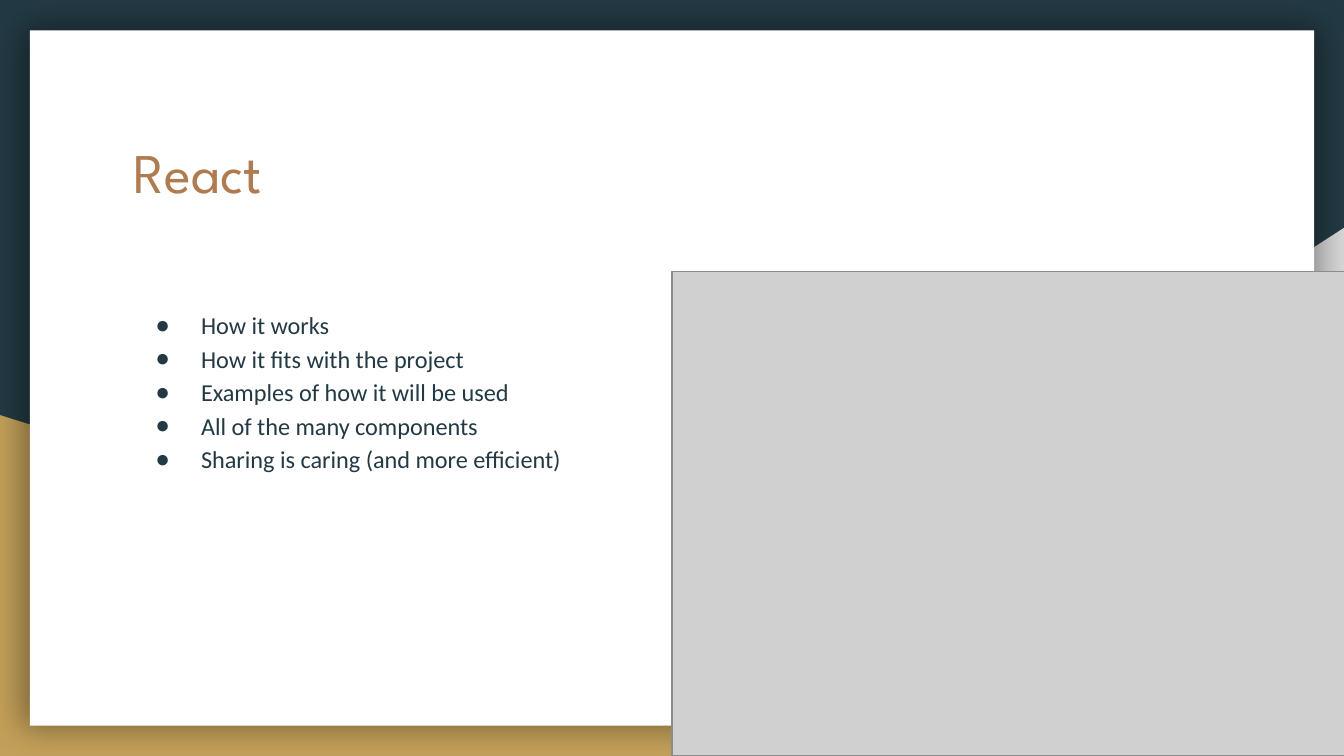
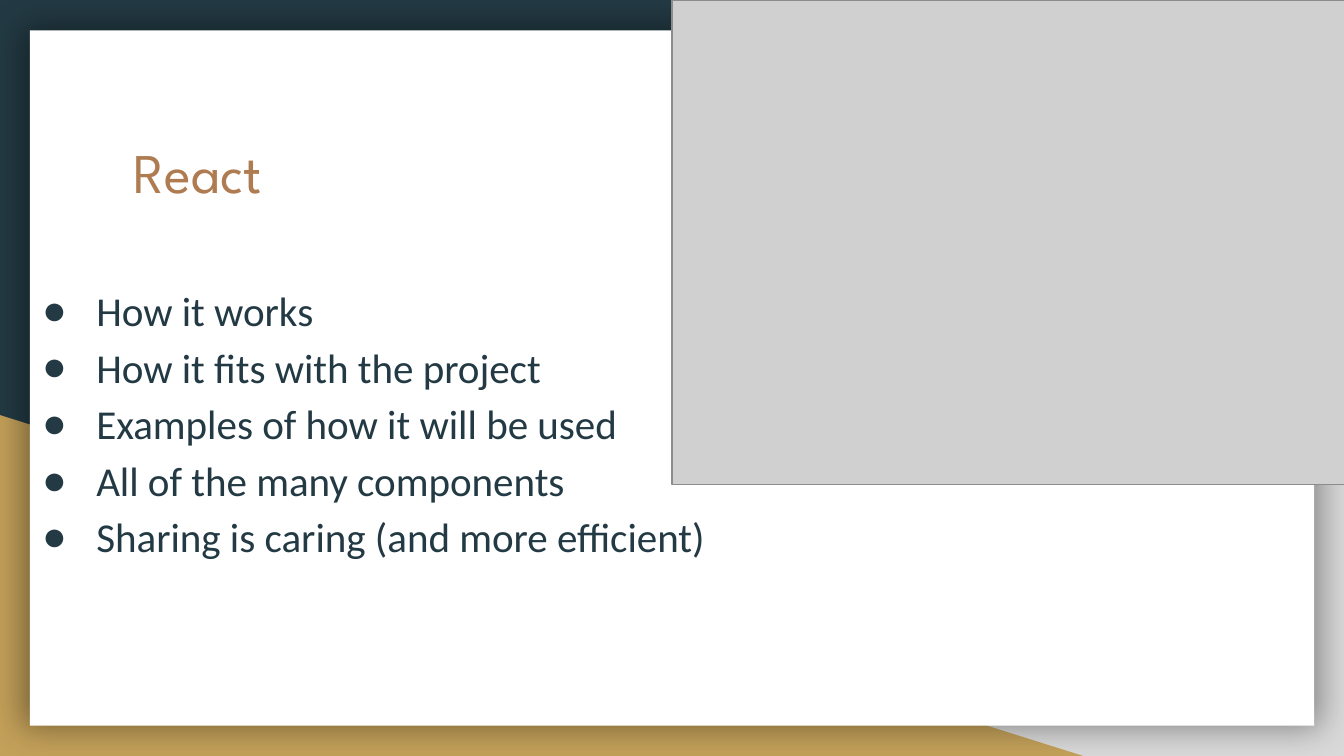
Before and after one commit to DustinWZook/Atlas-Itinerary, a slide deck: slide 9 of Documents/Project Design/Project Design.pptx. Drawn at 1344x756 pixels with LibreOffice and Linux fonts; fonts in the diff are those of the drawing; grey boxes stand for pictures. Boxes give left, top, right and bottom in pixels: in the first picture for what was removed or moved away, otherwise in the second. Text is boxed around its words. In the diff, an @@ line names an element or a change of style, - is before the commit and + after.

```diff
--- a/Documents/Project Design/Project Design.pptx
+++ b/Documents/Project Design/Project Design.pptx
@@ picture moved from (x1=672, y1=271, x2=1344, y2=755) to (x1=672, y1=0, x2=1344, y2=484) @@
@@ text "How it works" moved from (x1=201, y1=317, x2=560, y2=472) to (x1=96, y1=297, x2=704, y2=559) @@
@@ text "How it works" at (x1=96, y1=297, x2=704, y2=559): size 13 to 22 pt; indent changed @@
```
Also in this commit, not shown: 5 other slides changed, 2 slides added.
